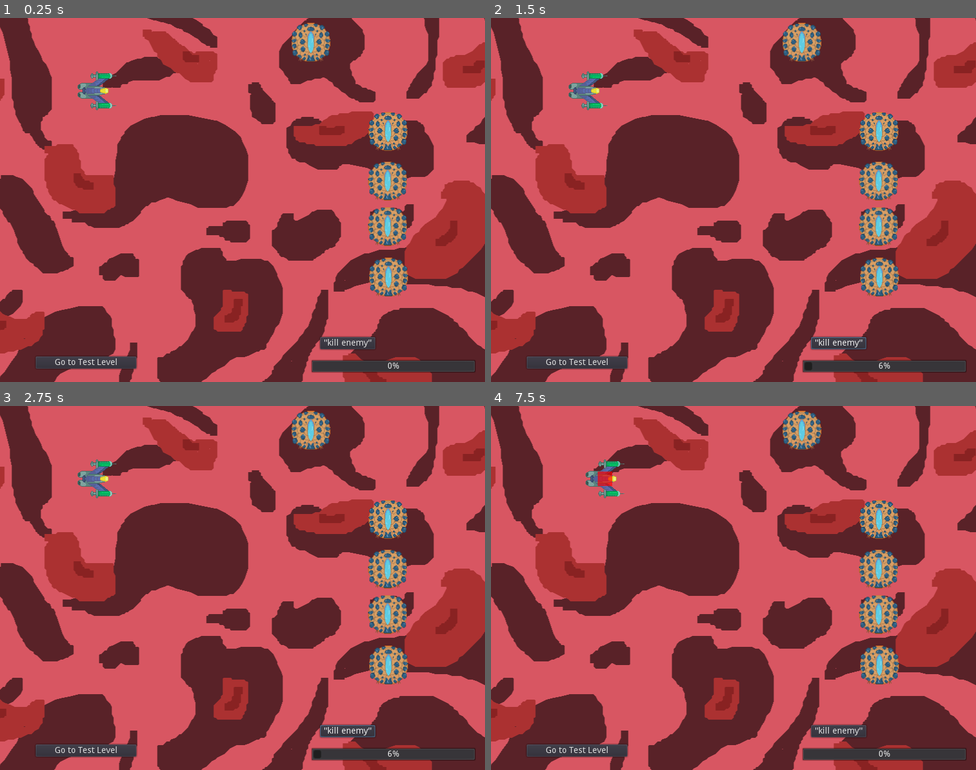
Above: before the commit, frames 1-4 (two rows, left to right).
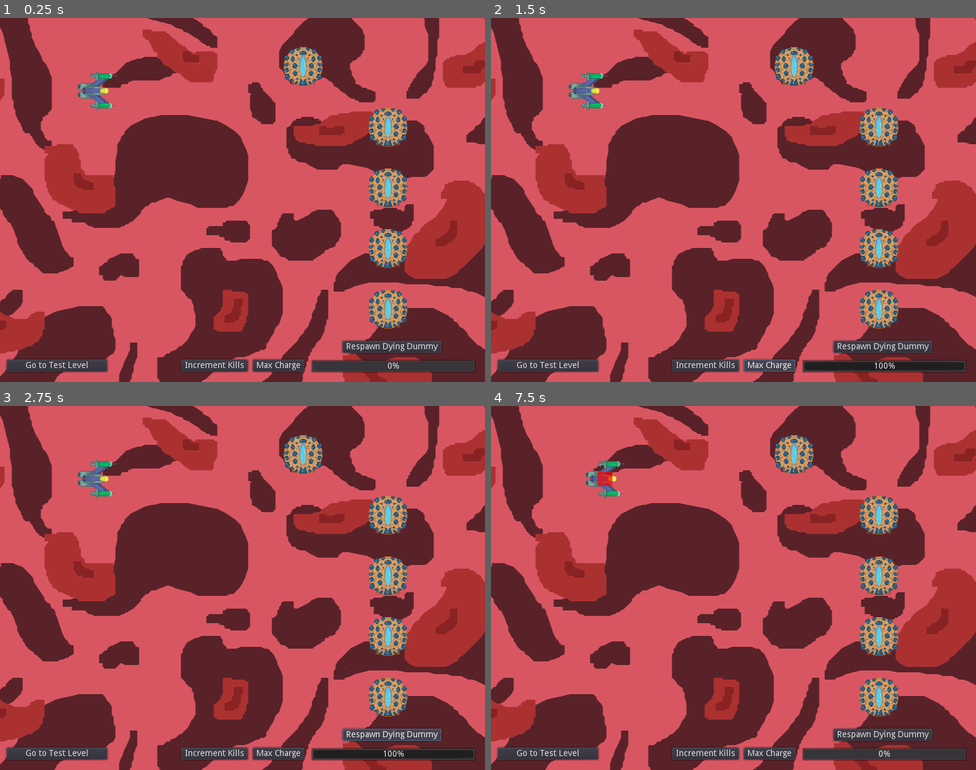
Above: after the commit, the same moments.

Repository: Yerdun/Pathogen
Game: Godot game, scene res://Assets/Scenes/Test Scenes/Copy Tester.tscn
The game is run twice, just before and just after one commit, with the same random seed, the same clock (stepped at 60 frames per second) and the same inputs. This scene is started directly instead of the project's main scene. Sound files missing from this copy of the repository are replaced by a short silence.
Inputs (mouse positions are in pixels of both pictures, inside the frame that each line leads up to):
- Up to frame 1 (0.25 s): no input
- Up to frame 2 (1.5 s): click "'kill enemy'" (after the commit: "Increment Kills") at 0.5 s; click (767, 367) at 1.25 s, where only the run after the commit has a clickable "Max Charge"
- Up to frame 3 (2.75 s): click (392, 733) at 2 s, where only the run after the commit has a clickable "Respawn Dying Dummy"
- Up to frame 4 (7.5 s): click (883, 733) at 2.75 s, where only the run after the commit has a clickable "Respawn Dying Dummy"; click (883, 733) at 3.5 s, where only the run after the commit has a clickable "Respawn Dying Dummy"; click "Go to Test Level" at 4.25 s; click "Go to copy test" at 5 s; click "Go to Test Level" at 5.75 s; click "Go to copy test" at 6.5 s; tap Enter at 7.25 s; move the mouse to (840, 569) at 7.27 s; hold Right (ui_right) from 7.28 s (still down); hold Shift (control_focus) from 7.28 s (still down)

The runs differ from the first frame. In frame 1, 7.4% of the frame differs, in the area x 1-92%, y 1-98%; in frame 2, 8.0%; in frame 3, 8.0%, in the area x 1-98%, y 1-98%; in frame 4, 7.4%.

Commit message:
Modified enemy tester Now has enemy respawn and max charge buttons, can copy speedup ability

Diff:
--- a/Assets/Scenes/Enemy/Basic Enemy/Enemy.gd
+++ b/Assets/Scenes/Enemy/Basic Enemy/Enemy.gd
@@ -1,6 +1,6 @@
 extends RigidBody2D
 
-export var maxHP = 2 # the amount of hp the enemy has at spawn
+export var maxHP = 8 # the amount of hp the enemy has at spawn
 var currentHP # the enemy's current hp
 export(String, "none", "rapidfire", "widebeam", "piercing", "speedup") var copyAbility	# The enemy's ability that can be copied
 
--- a/Assets/Scenes/Test Scenes/Copy Tester.gd
+++ b/Assets/Scenes/Test Scenes/Copy Tester.gd
@@ -1,4 +1,6 @@
 extends Node
+
+export (PackedScene) var dummy
 
 func _ready():
 	pass
@@ -13,3 +15,14 @@
 
 func _on_KillButton_pressed(): # when the kill test button is pressed...
 	$"Player/Bullet Control".chargeCopyBullet()
+
+
+func _on_MaxButton_pressed(): # when the max charge button is pressed...
+	$"Player/Bullet Control".CurrentCharge = $"Player/Bullet Control".MaxCharge
+	$"Player/Bullet Control/Copy Ready".play()
+
+
+func _on_Respawn_Button_pressed():
+	var newDummy = dummy.instance() # instance the new enemy
+	add_child(newDummy)	# add it to the tree
+	newDummy.position = Vector2(500,80)	# set its position to the same as the old one
--- a/Assets/Scenes/Test Scenes/Copy Tester.tscn
+++ b/Assets/Scenes/Test Scenes/Copy Tester.tscn
@@ -9,6 +9,7 @@
 
 [node name="Copy Tester" type="Node"]
 script = ExtResource( 6 )
+dummy = ExtResource( 7 )
 
 [node name="Sprite" type="Sprite" parent="."]
 position = Vector2( 388.438, 290.995 )
@@ -17,25 +18,25 @@
 [node name="Player" parent="." instance=ExtResource( 1 )]
 
 [node name="Dying Dummy" parent="." instance=ExtResource( 7 )]
-position = Vector2( 512.731, 40.4788 )
+position = Vector2( 500, 80 )
 
 [node name="Rapid Dummy" parent="." instance=ExtResource( 7 )]
-position = Vector2( 640.112, 187.044 )
+position = Vector2( 640, 180 )
 maxHP = 999999
 copyAbility = "rapidfire"
 
 [node name="Wide Dummy" parent="." instance=ExtResource( 7 )]
-position = Vector2( 639.494, 268.763 )
+position = Vector2( 640, 280 )
 maxHP = 999999
 copyAbility = "widebeam"
 
 [node name="Piercing Dummy" parent="." instance=ExtResource( 7 )]
-position = Vector2( 639.494, 343.595 )
+position = Vector2( 640, 380 )
 maxHP = 999999
 copyAbility = "piercing"
 
 [node name="Speedup Dummy" parent="." instance=ExtResource( 7 )]
-position = Vector2( 640.731, 427.479 )
+position = Vector2( 640, 480 )
 maxHP = 999999
 copyAbility = "speedup"
 
@@ -49,20 +50,30 @@
 }
 
 [node name="KillButton" type="Button" parent="."]
-margin_left = 528.263
-margin_top = 525.715
-margin_right = 619.263
-margin_bottom = 545.715
-text = "\"kill enemy\""
+margin_left = 299.0
+margin_top = 563.0
+margin_right = 409.0
+margin_bottom = 583.0
+text = "Increment Kills"
+__meta__ = {
+"_edit_use_anchors_": false
+}
+
+[node name="MaxButton" type="Button" parent="."]
+margin_left = 417.0
+margin_top = 563.0
+margin_right = 502.0
+margin_bottom = 583.0
+text = "Max Charge"
 __meta__ = {
 "_edit_use_anchors_": false
 }
 
 [node name="TestLevelButton" type="Button" parent="."]
-margin_left = 58.6547
-margin_top = 558.345
-margin_right = 224.655
-margin_bottom = 578.345
+margin_left = 10.6547
+margin_top = 563.345
+margin_right = 176.655
+margin_bottom = 583.345
 text = "Go to Test Level"
 script = ExtResource( 3 )
 __meta__ = {
@@ -72,5 +83,17 @@
 [node name="Click Noise" type="AudioStreamPlayer" parent="TestLevelButton"]
 stream = ExtResource( 4 )
 
+[node name="Respawn Button" type="Button" parent="."]
+margin_left = 565.0
+margin_top = 532.0
+margin_right = 728.0
+margin_bottom = 552.0
+text = "Respawn Dying Dummy"
+__meta__ = {
+"_edit_use_anchors_": false
+}
+
 [connection signal="pressed" from="KillButton" to="." method="_on_KillButton_pressed"]
+[connection signal="pressed" from="MaxButton" to="." method="_on_MaxButton_pressed"]
 [connection signal="pressed" from="TestLevelButton" to="TestLevelButton" method="_on_TestLevelButton_pressed"]
+[connection signal="pressed" from="Respawn Button" to="." method="_on_Respawn_Button_pressed"]
